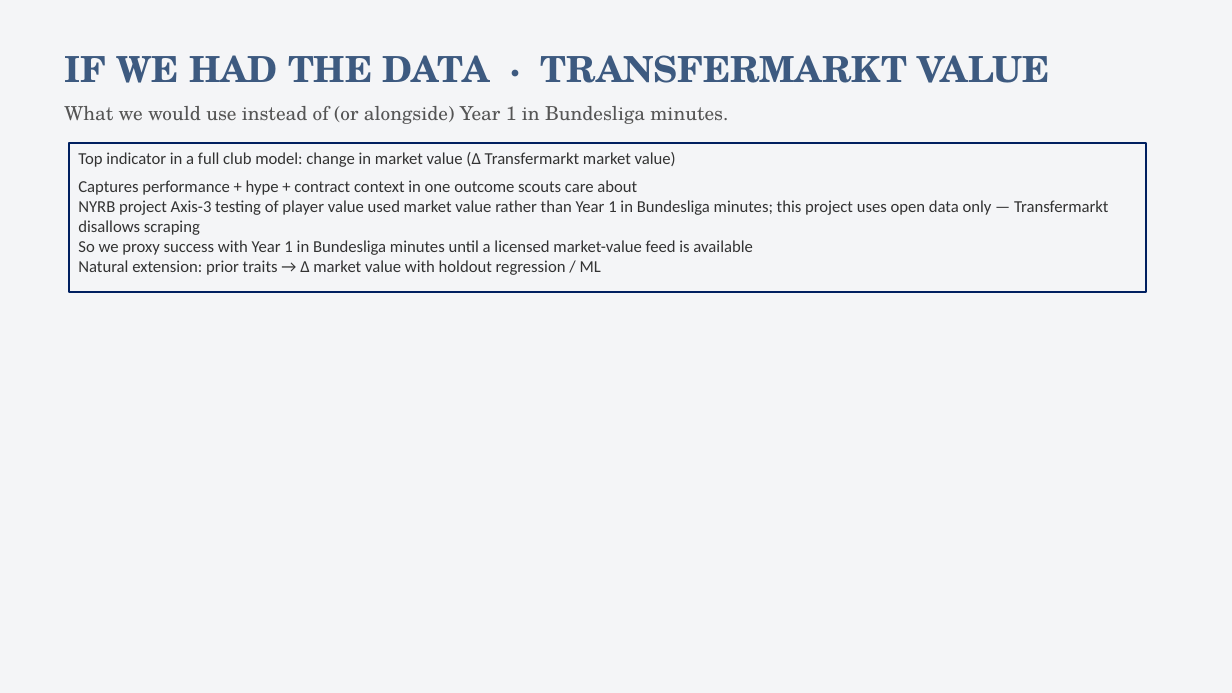
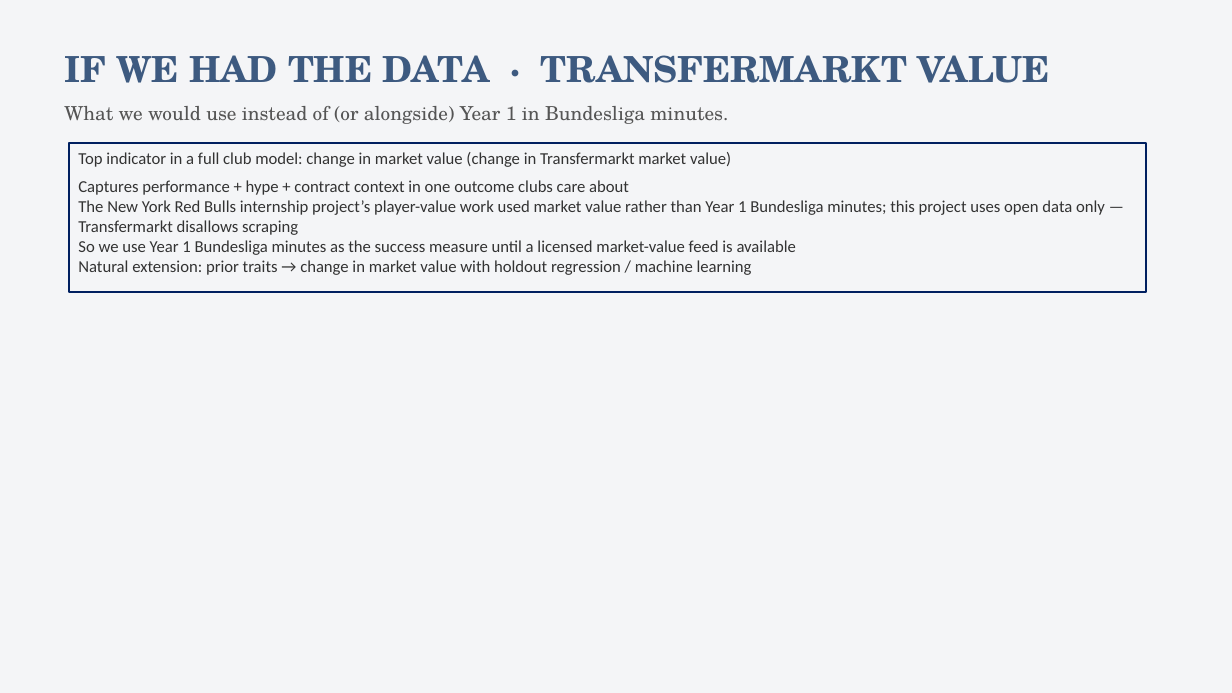
Before and after one commit to colbymorris08/bundesliga-transfer-traits, a slide deck: slide 22 of bundesliga_transfer_traits.pptx. Drawn at 1232x693 pixels with LibreOffice and Linux fonts; fonts in the diff are those of the drawing. Boxes give left, top, right and bottom in pixels: in the first picture for what was removed or moved away, otherwise in the second. Text is boxed around its words. In the diff, an @@ line names an element or a change of style, - is before the commit and + after.

```diff
--- a/bundesliga_transfer_traits.pptx
+++ b/bundesliga_transfer_traits.pptx
@@ text in rectangle at <box>78,152,1105,275</box>: text changed @@
-Top indicator in a full club model: change in market value (Δ Transfermarkt market value)
-Captures performance + hype + contract context in one outcome scouts care about
-NYRB project Axis-3 testing of player value used market value rather than Year 1 in Bundesliga minutes; this project uses open data only — Transfermarkt disallows scraping
-So we proxy success with Year 1 in Bundesliga minutes until a licensed market-value feed is available
-Natural extension: prior traits → Δ market value with holdout regression / ML
+Top indicator in a full club model: change in market value (change in Transfermarkt market value)
+Captures performance + hype + contract context in one outcome clubs care about
+The New York Red Bulls internship project’s player-value work used market value rather than Year 1 Bundesliga minutes; this project uses open data only — Transfermarkt disallows scraping
+So we use Year 1 Bundesliga minutes as the success measure until a licensed market-value feed is available
+Natural extension: prior traits → change in market value with holdout regression / machine learning
```
Also in this commit, not shown: 22 other slides changed.
